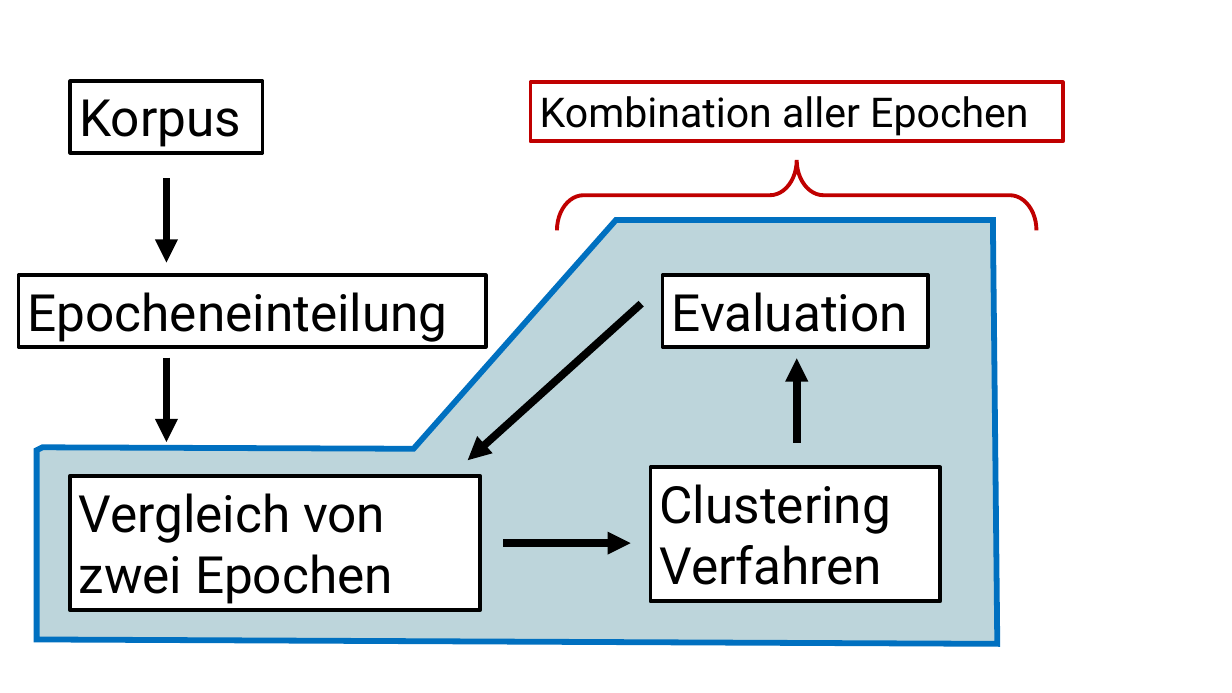
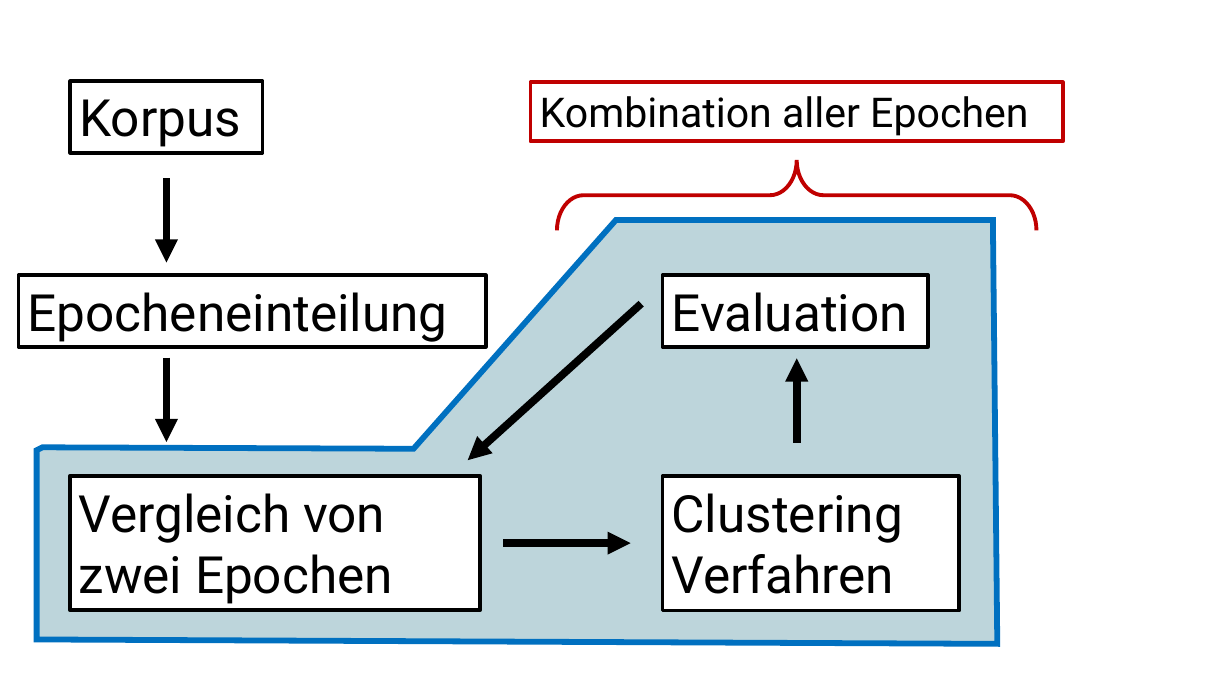
Before and after one commit to realjanpaulus/clusterpoems, a slide deck: slide 15 of literature & presentation/clustering_presentation.pptx. Drawn at 1232x693 pixels with LibreOffice and Linux fonts; fonts in the diff are those of the drawing. Boxes give left, top, right and bottom in pixels: in the first picture for what was removed or moved away, otherwise in the second. Text is boxed around its words. In the diff, an @@ line names an element or a change of style, - is before the commit and + after.

```diff
--- a/literature & presentation/clustering_presentation.pptx
+++ b/literature & presentation/clustering_presentation.pptx
@@ rectangle "Clustering": place and size @@
-rectangle "Clustering" at (651,468,940,602)
+rectangle "Clustering" at (663,476,959,610)
```
Also in this commit, not shown: 4 other slides changed, 4 slides added, 2 other files.
